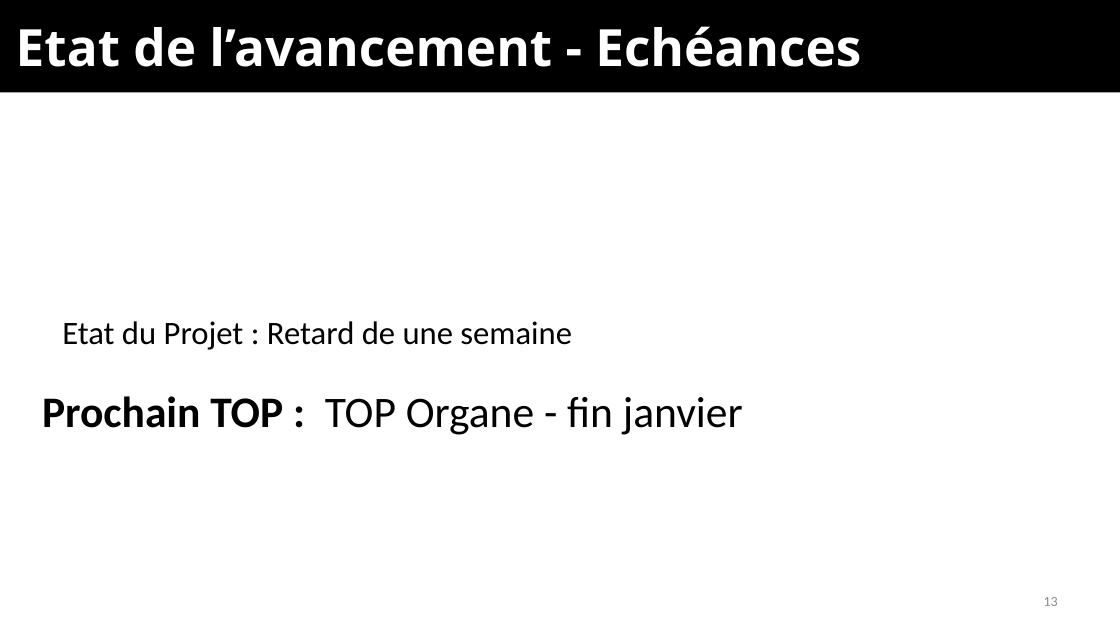
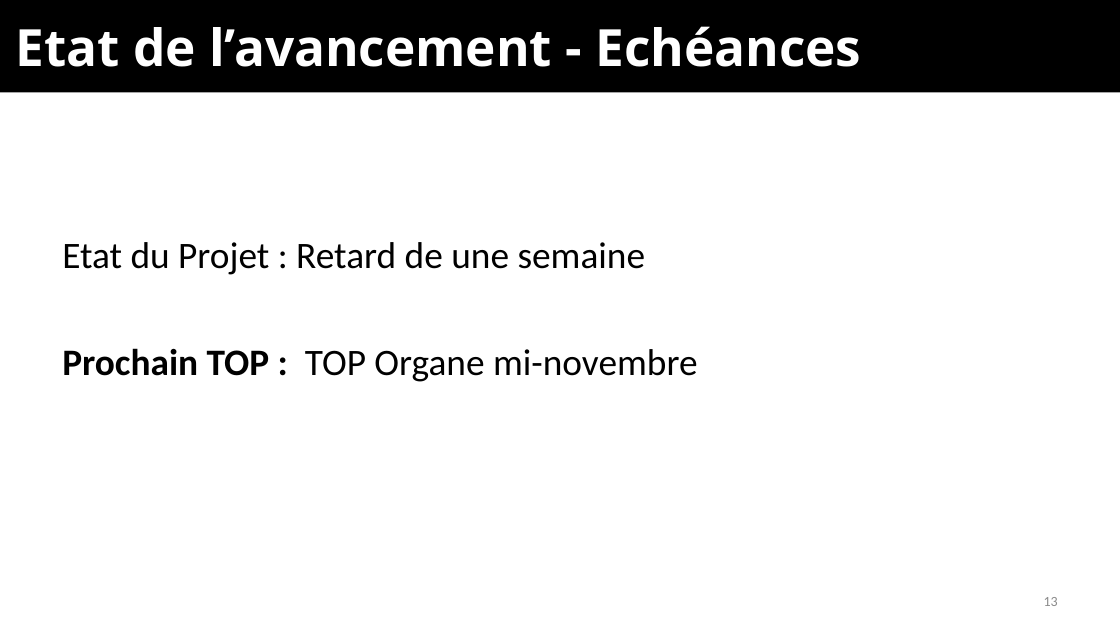
Before and after one commit to EOSCogniton/Ressources2020, a slide deck: slide 13 of TO_TOPs/05_Top_Synth/Template v2.0.pptx. Drawn at 1120x630 pixels with LibreOffice and Linux fonts; fonts in the diff are those of the drawing; background and template pictures are left out. Boxes give left, top, right and bottom in pixels: in the first picture for what was removed or moved away, otherwise in the second. Text is boxed around its words. In the diff, an @@ line names an element or a change of style, - is before the commit and + after.

Commit message:
TS

```diff
--- a/TO_TOPs/05_Top_Synth/Template v2.0.pptx
+++ b/TO_TOPs/05_Top_Synth/Template v2.0.pptx
@@ text at box(62, 242, 646, 275): size 21 to 24 pt in "Etat du Projet : Retard de une ..." @@
@@ text at box(62, 348, 698, 382): paragraph added @@
+Prochain TOP : TOP Organe mi-novembre
@@ text removed at box(42, 396, 743, 435) @@
-Prochain TOP : TOP Organe - fin janvier
```
